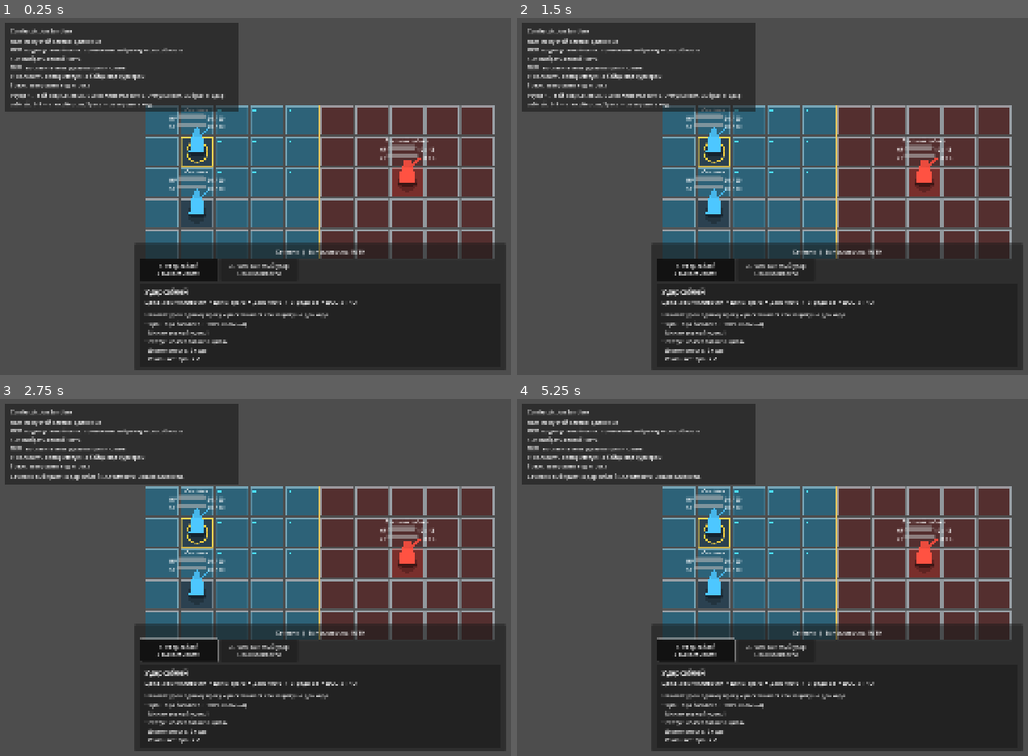
Above: before the commit, frames 1-4 (two rows, left to right).
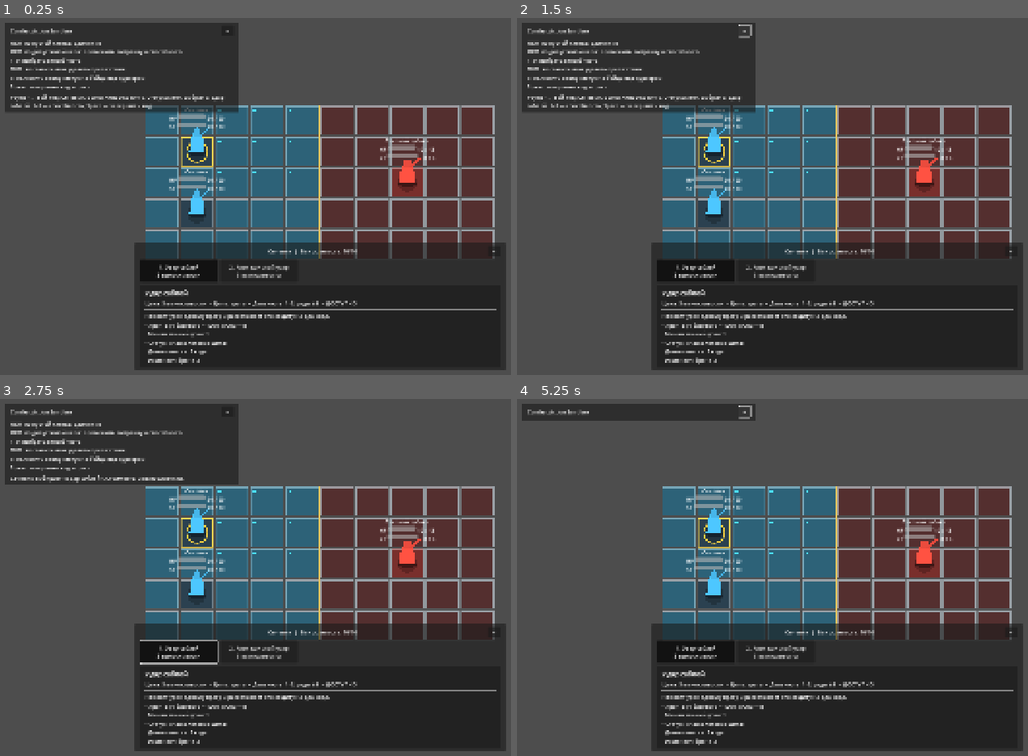
Above: after the commit, the same moments.

Repository: DanilNikolin/kleynod-steppe-frontier
Game: Godot game, scene res://scenes/debug/battle_grid_sandbox.tscn
Two runs of this game, one before a commit and one after it. Both use one fixed random seed, a clock stepped at 60 frames per second and the inputs below. The project has no main scene, so this scene is started directly.
Inputs (mouse positions are in pixels of both pictures, inside the frame that each line leads up to):
- Up to frame 1 (0.25 s): no input
- Up to frame 2 (1.5 s): click (746, 32) at 0.5 s, where only the run after the commit has a clickable "−"; click (746, 32) at 1.25 s, where only the run after the commit has a clickable "+"
- Up to frame 3 (2.75 s): click "1. Удар саблей 3 выносливости" at 2 s
- Up to frame 4 (5.25 s): click "2. Размашистый удар 5 выносли…" at 2.75 s; click "1. Удар саблей 3 выносливости" at 3.5 s; click "1. Удар саблей 3 выносливости" at 4.25 s; click (746, 413) at 5 s, where only the run after the commit has a clickable "−"

The runs differ from the first frame. In frame 1, 4.5% of the frame differs, in the area x 2-98%, y 3-98%; in frame 2, 4.5%; in frame 3, 4.5%; in frame 4, 10%, in the area x 0-98%, y 1-98%.

Commit message:
feat(battle-ui): add status chips and collapsible combat panels
- display active status chips above combatants

- refresh chips on status add, update, expiry, and removal

- distinguish resolved damage, applied HP loss, and overkill

- add reusable collapsible panel controller

- make sandbox and ability panels collapsible

Diff:
--- a/core/battle/actions/battle_effect_result.gd
+++ b/core/battle/actions/battle_effect_result.gd
@@ -15,6 +15,16 @@
 var mitigated_amount: int = 0
 var resolved_amount: int = 0
 var applied_amount: int = 0
+
+var overkill_amount: int:
+	get:
+		if effect_kind != &"damage":
+			return 0
+
+		return maxi(
+			0,
+			resolved_amount - applied_amount
+		)
 
 var target_base_armor: int = 0
 var target_status_armor_modifier: int = 0
--- a/presentation/battle/abilities/battle_ability_panel.gd
+++ b/presentation/battle/abilities/battle_ability_panel.gd
@@ -9,35 +9,42 @@
 
 @onready
 var actor_label: Label = (
-	$ContentMargin/VBoxContainer/ActorLabel
+	$ContentMargin/VBoxContainer /
+	HeaderRow / ActorLabel
 )
 
 @onready
 var ability_grid: GridContainer = (
-	$ContentMargin/VBoxContainer/AbilityGrid
+	$ContentMargin/VBoxContainer /
+	CollapsibleContent / AbilityGrid
 )
 
 @onready
 var card_title_label: Label = (
-	$ContentMargin/VBoxContainer/CardPanel /
+	$ContentMargin/VBoxContainer /
+	CollapsibleContent / CardPanel /
 	CardMargin / CardVBox / CardTitleLabel
 )
 
 @onready
 var card_meta_label: Label = (
-	$ContentMargin/VBoxContainer/CardPanel /
+	$ContentMargin/VBoxContainer /
+	CollapsibleContent / CardPanel /
 	CardMargin / CardVBox / CardMetaLabel
 )
 
 @onready
 var card_description_label: Label = (
-	$ContentMargin/VBoxContainer/CardPanel /
-	CardMargin / CardVBox / CardDescriptionLabel
+	$ContentMargin/VBoxContainer /
+	CollapsibleContent / CardPanel /
+	CardMargin / CardVBox /
+	CardDescriptionLabel
 )
 
 @onready
 var card_effects_label: Label = (
-	$ContentMargin/VBoxContainer/CardPanel /
+	$ContentMargin/VBoxContainer /
+	CollapsibleContent / CardPanel /
 	CardMargin / CardVBox / CardEffectsLabel
 )
 
--- a/presentation/battle/abilities/battle_ability_panel.tscn
+++ b/presentation/battle/abilities/battle_ability_panel.tscn
@@ -1,6 +1,7 @@
-[gd_scene load_steps=2 format=3 uid="uid://bgg8ap77su8v1"]
+[gd_scene load_steps=3 format=3 uid="uid://bgg8ap77su8v1"]
 
 [ext_resource type="Script" uid="uid://gy6q3opjvjqv" path="res://presentation/battle/abilities/battle_ability_panel.gd" id="1_panel"]
+[ext_resource type="Script" uid="uid://btdu08wkb7o5t" path="res://presentation/common/controls/collapsible_panel_controller.gd" id="2_collapse"]
 
 [node name="BattleAbilityPanel" type="PanelContainer"]
 visible = false
@@ -21,62 +22,88 @@
 [node name="ContentMargin" type="MarginContainer" parent="."]
 layout_mode = 2
 theme_override_constants/margin_left = 16
-theme_override_constants/margin_top = 12
+theme_override_constants/margin_top = 8
 theme_override_constants/margin_right = 16
-theme_override_constants/margin_bottom = 12
+theme_override_constants/margin_bottom = 8
 
 [node name="VBoxContainer" type="VBoxContainer" parent="ContentMargin"]
 layout_mode = 2
 theme_override_constants/separation = 8
 
-[node name="ActorLabel" type="Label" parent="ContentMargin/VBoxContainer"]
+[node name="HeaderRow" type="HBoxContainer" parent="ContentMargin/VBoxContainer"]
 layout_mode = 2
+theme_override_constants/separation = 8
+
+[node name="ActorLabel" type="Label" parent="ContentMargin/VBoxContainer/HeaderRow"]
+layout_mode = 2
+size_flags_horizontal = 3
 text = "Боец | Выносливость"
 horizontal_alignment = 1
+vertical_alignment = 1
 
-[node name="AbilityGrid" type="GridContainer" parent="ContentMargin/VBoxContainer"]
+[node name="CollapseButton" type="Button" parent="ContentMargin/VBoxContainer/HeaderRow"]
+custom_minimum_size = Vector2(36, 32)
+layout_mode = 2
+tooltip_text = "Свернуть"
+mouse_default_cursor_shape = 2
+text = "−"
+
+[node name="CollapsibleContent" type="VBoxContainer" parent="ContentMargin/VBoxContainer"]
+layout_mode = 2
+size_flags_vertical = 3
+theme_override_constants/separation = 8
+
+[node name="AbilityGrid" type="GridContainer" parent="ContentMargin/VBoxContainer/CollapsibleContent"]
 layout_mode = 2
 theme_override_constants/h_separation = 8
 theme_override_constants/v_separation = 8
 columns = 4
 
-[node name="CardPanel" type="PanelContainer" parent="ContentMargin/VBoxContainer"]
+[node name="CardPanel" type="PanelContainer" parent="ContentMargin/VBoxContainer/CollapsibleContent"]
 custom_minimum_size = Vector2(0, 150)
 layout_mode = 2
 size_flags_vertical = 3
 
-[node name="CardMargin" type="MarginContainer" parent="ContentMargin/VBoxContainer/CardPanel"]
+[node name="CardMargin" type="MarginContainer" parent="ContentMargin/VBoxContainer/CollapsibleContent/CardPanel"]
 layout_mode = 2
 theme_override_constants/margin_left = 14
 theme_override_constants/margin_top = 10
 theme_override_constants/margin_right = 14
 theme_override_constants/margin_bottom = 10
 
-[node name="CardVBox" type="VBoxContainer" parent="ContentMargin/VBoxContainer/CardPanel/CardMargin"]
+[node name="CardVBox" type="VBoxContainer" parent="ContentMargin/VBoxContainer/CollapsibleContent/CardPanel/CardMargin"]
 layout_mode = 2
 theme_override_constants/separation = 5
 
-[node name="CardTitleLabel" type="Label" parent="ContentMargin/VBoxContainer/CardPanel/CardMargin/CardVBox"]
+[node name="CardTitleLabel" type="Label" parent="ContentMargin/VBoxContainer/CollapsibleContent/CardPanel/CardMargin/CardVBox"]
 layout_mode = 2
 theme_override_font_sizes/font_size = 20
 text = "Название способности"
 
-[node name="CardMetaLabel" type="Label" parent="ContentMargin/VBoxContainer/CardPanel/CardMargin/CardVBox"]
+[node name="CardMetaLabel" type="Label" parent="ContentMargin/VBoxContainer/CollapsibleContent/CardPanel/CardMargin/CardVBox"]
 layout_mode = 2
 text = "Цена • Цель • Дальность"
 autowrap_mode = 2
 
-[node name="Separator" type="HSeparator" parent="ContentMargin/VBoxContainer/CardPanel/CardMargin/CardVBox"]
+[node name="Separator" type="HSeparator" parent="ContentMargin/VBoxContainer/CollapsibleContent/CardPanel/CardMargin/CardVBox"]
 layout_mode = 2
 
-[node name="CardDescriptionLabel" type="Label" parent="ContentMargin/VBoxContainer/CardPanel/CardMargin/CardVBox"]
+[node name="CardDescriptionLabel" type="Label" parent="ContentMargin/VBoxContainer/CollapsibleContent/CardPanel/CardMargin/CardVBox"]
 layout_mode = 2
 text = "Описание способности."
 autowrap_mode = 2
 
-[node name="CardEffectsLabel" type="Label" parent="ContentMargin/VBoxContainer/CardPanel/CardMargin/CardVBox"]
+[node name="CardEffectsLabel" type="Label" parent="ContentMargin/VBoxContainer/CollapsibleContent/CardPanel/CardMargin/CardVBox"]
 layout_mode = 2
 size_flags_vertical = 3
 text = "Эффекты способности."
 vertical_alignment = 1
 autowrap_mode = 2
+
+[node name="CollapsibleController" type="Node" parent="."]
+script = ExtResource("2_collapse")
+target_control_path = NodePath("..")
+content_control_path = NodePath("../ContentMargin/VBoxContainer/CollapsibleContent")
+toggle_button_path = NodePath("../ContentMargin/VBoxContainer/HeaderRow/CollapseButton")
+fixed_edge = 1
+collapsed_height = 52.0
--- a/presentation/battle/combatants/combatant_view.gd
+++ b/presentation/battle/combatants/combatant_view.gd
@@ -70,6 +70,11 @@
 var visual_container: Node2D = $VisualContainer
 
 @onready
+var status_strip: BattleStatusStrip = (
+	$StatusAnchor/BattleStatusStrip
+)
+
+@onready
 var name_label: Label = (
 	$InterfaceRoot/VBoxContainer/NameLabel
 )
@@ -102,6 +107,11 @@
 
 
 func _ready() -> void:
+	if not Engine.is_editor_hint():
+		status_strip.bind_state(
+			state
+		)
+
 	queue_redraw()
 
 
@@ -135,8 +145,15 @@
 		)
 
 
-func bind_state(new_state: CombatantState) -> void:
+func bind_state(
+	new_state: CombatantState
+) -> void:
 	if state == new_state:
+		if is_node_ready() and not Engine.is_editor_hint():
+			status_strip.bind_state(
+				state
+			)
+
 		refresh_from_state()
 		return
 
@@ -145,6 +162,12 @@
 	state = new_state
 
 	_connect_state_signals()
+
+	if is_node_ready() and not Engine.is_editor_hint():
+		status_strip.bind_state(
+			state
+		)
+
 	_rebuild_visual()
 	refresh_from_state()
 
--- a/presentation/battle/combatants/combatant_view.tscn
+++ b/presentation/battle/combatants/combatant_view.tscn
@@ -1,6 +1,7 @@
-[gd_scene load_steps=2 format=3 uid="uid://dogan5u1eqtfl"]
+[gd_scene load_steps=3 format=3 uid="uid://dogan5u1eqtfl"]
 
 [ext_resource type="Script" uid="uid://c7bb0h5o5mji0" path="res://presentation/battle/combatants/combatant_view.gd" id="1_view"]
+[ext_resource type="PackedScene" uid="uid://cumyipr8kc74u" path="res://presentation/battle/combatants/statuses/battle_status_strip.tscn" id="2_status_strip"]
 
 [node name="CombatantView" type="Node2D"]
 script = ExtResource("1_view")
@@ -11,7 +12,9 @@
 position = Vector2(0, -38)
 
 [node name="StatusAnchor" type="Node2D" parent="."]
-position = Vector2(0, -92)
+position = Vector2(0, -150)
+
+[node name="BattleStatusStrip" parent="StatusAnchor" instance=ExtResource("2_status_strip")]
 
 [node name="IntentAnchor" type="Node2D" parent="."]
 position = Vector2(0, -125)
--- /dev/null
+++ b/presentation/battle/combatants/statuses/battle_status_chip.gd
@@ -0,0 +1,107 @@
+class_name BattleStatusChip
+extends PanelContainer
+
+
+const MAX_ABBREVIATION_CHARACTERS: int = 3
+
+
+@onready
+var value_label: Label = (
+	$ContentMargin/ValueLabel
+)
+
+
+var status: BattleStatusInstance
+
+
+func _ready() -> void:
+	refresh_from_status()
+
+
+func bind_status(
+	new_status: BattleStatusInstance
+) -> void:
+	status = new_status
+	refresh_from_status()
+
+
+func refresh_from_status() -> void:
+	if not is_node_ready():
+		return
+
+	if (
+		status == null
+		or status.definition == null
+	):
+		visible = false
+		value_label.text = ""
+		return
+
+	visible = true
+
+	var abbreviation := _build_abbreviation(
+		status.definition.display_name
+	)
+
+	var chip_text := abbreviation
+
+	if status.stack_count > 1:
+		chip_text += "×%d" % status.stack_count
+
+	chip_text += (
+		" · %d"
+		% maxi(
+			0,
+			status.remaining_turns
+		)
+	)
+
+	value_label.text = chip_text
+
+
+func _build_abbreviation(
+	display_name: String
+) -> String:
+	var normalized_name := (
+		display_name.strip_edges()
+	)
+
+	if normalized_name.is_empty():
+		return "?"
+
+	var words := normalized_name.split(
+		" ",
+		false
+	)
+
+	if words.size() > 1:
+		var abbreviation := ""
+
+		for word_value in words:
+			var word := String(
+				word_value
+			)
+
+			if word.is_empty():
+				continue
+
+			abbreviation += (
+				word.left(1).to_upper()
+			)
+
+			if (
+				abbreviation.length()
+				>= MAX_ABBREVIATION_CHARACTERS
+			):
+				break
+
+		if not abbreviation.is_empty():
+			return abbreviation
+
+	return (
+		normalized_name
+		.left(
+			MAX_ABBREVIATION_CHARACTERS
+		)
+		.to_upper()
+	)
--- /dev/null
+++ b/presentation/battle/combatants/statuses/battle_status_chip.tscn
@@ -0,0 +1,22 @@
+[gd_scene load_steps=2 format=3 uid="uid://b7lsydad2v0am"]
+
+[ext_resource type="Script" uid="uid://dfm67vii02feo" path="res://presentation/battle/combatants/statuses/battle_status_chip.gd" id="1_chip"]
+
+[node name="BattleStatusChip" type="PanelContainer"]
+custom_minimum_size = Vector2(48, 24)
+mouse_filter = 2
+script = ExtResource("1_chip")
+
+[node name="ContentMargin" type="MarginContainer" parent="."]
+layout_mode = 2
+mouse_filter = 2
+theme_override_constants/margin_left = 5
+theme_override_constants/margin_top = 2
+theme_override_constants/margin_right = 5
+theme_override_constants/margin_bottom = 2
+
+[node name="ValueLabel" type="Label" parent="ContentMargin"]
+layout_mode = 2
+text = "СТ · 2"
+horizontal_alignment = 1
+vertical_alignment = 1
--- /dev/null
+++ b/presentation/battle/combatants/statuses/battle_status_strip.gd
@@ -0,0 +1,240 @@
+class_name BattleStatusStrip
+extends Control
+
+
+@export
+var chip_scene: PackedScene
+
+
+@onready
+var chip_container: HBoxContainer = (
+	$ChipContainer
+)
+
+
+var state: CombatantState
+
+
+func _ready() -> void:
+	refresh_from_state()
+
+
+func _exit_tree() -> void:
+	_disconnect_state_signals()
+	state = null
+
+
+func bind_state(
+	new_state: CombatantState
+) -> void:
+	if state == new_state:
+		refresh_from_state()
+		return
+
+	_disconnect_state_signals()
+
+	state = new_state
+
+	_connect_state_signals()
+	refresh_from_state()
+
+
+func refresh_from_state() -> void:
+	if not is_node_ready():
+		return
+
+	_clear_chips()
+
+	if state == null:
+		visible = false
+		return
+
+	if chip_scene == null:
+		push_error(
+			"BattleStatusStrip requires a chip scene."
+		)
+
+		visible = false
+		return
+
+	var statuses := state.get_active_statuses()
+
+	statuses.sort_custom(
+		Callable(
+			self,
+			"_is_status_before"
+		)
+	)
+
+	for status in statuses:
+		if (
+			status == null
+			or status.definition == null
+		):
+			continue
+
+		var instance := chip_scene.instantiate()
+
+		if not (instance is BattleStatusChip):
+			push_error(
+				"Status chip scene must inherit "
+				+"BattleStatusChip."
+			)
+
+			instance.queue_free()
+			continue
+
+		var chip := instance as BattleStatusChip
+
+		chip_container.add_child(
+			chip
+		)
+
+		chip.bind_status(
+			status
+		)
+
+	visible = (
+		chip_container.get_child_count()
+		> 0
+	)
+
+
+func _connect_state_signals() -> void:
+	if state == null:
+		return
+
+	var added_callback := Callable(
+		self,
+		"_on_status_added"
+	)
+
+	var updated_callback := Callable(
+		self,
+		"_on_status_updated"
+	)
+
+	var removed_callback := Callable(
+		self,
+		"_on_status_removed"
+	)
+
+	if not state.is_connected(
+		&"status_added",
+		added_callback
+	):
+		state.connect(
+			&"status_added",
+			added_callback
+		)
+
+	if not state.is_connected(
+		&"status_updated",
+		updated_callback
+	):
+		state.connect(
+			&"status_updated",
+			updated_callback
+		)
+
+	if not state.is_connected(
+		&"status_removed",
+		removed_callback
+	):
+		state.connect(
+			&"status_removed",
+			removed_callback
+		)
+
+
+func _disconnect_state_signals() -> void:
+	if state == null:
+		return
+
+	var connections: Array[Array] = [
+		[
+			&"status_added",
+			Callable(
+				self,
+				"_on_status_added"
+			),
+		],
+		[
+			&"status_updated",
+			Callable(
+				self,
+				"_on_status_updated"
+			),
+		],
+		[
+			&"status_removed",
+			Callable(
+				self,
+				"_on_status_removed"
+			),
+		],
+	]
+
+	for connection_data in connections:
+		var signal_name: StringName = (
+			connection_data[0]
+		)
+
+		var callback: Callable = (
+			connection_data[1]
+		)
+
+		if state.is_connected(
+			signal_name,
+			callback
+		):
+			state.disconnect(
+				signal_name,
+				callback
+			)
+
+
+func _clear_chips() -> void:
+	for child in chip_container.get_children():
+		chip_container.remove_child(
+			child
+		)
+
+		child.queue_free()
+
+
+func _is_status_before(
+	left: BattleStatusInstance,
+	right: BattleStatusInstance
+) -> bool:
+	if left == null:
+		return false
+
+	if right == null:
+		return true
+
+	return (
+		String(left.status_id)
+		< String(right.status_id)
+	)
+
+
+func _on_status_added(
+	_status: BattleStatusInstance
+) -> void:
+	refresh_from_state()
+
+
+func _on_status_updated(
+	_status: BattleStatusInstance,
+	_previous_stack_count: int,
+	_previous_remaining_turns: int
+) -> void:
+	refresh_from_state()
+
+
+func _on_status_removed(
+	_status: BattleStatusInstance,
+	_reason: StringName
+) -> void:
+	refresh_from_state()
--- /dev/null
+++ b/presentation/battle/combatants/statuses/battle_status_strip.tscn
@@ -0,0 +1,27 @@
+[gd_scene load_steps=3 format=3 uid="uid://cumyipr8kc74u"]
+
+[ext_resource type="Script" uid="uid://bmur6fs4k5v1j" path="res://presentation/battle/combatants/statuses/battle_status_strip.gd" id="1_strip"]
+[ext_resource type="PackedScene" uid="uid://b7lsydad2v0am" path="res://presentation/battle/combatants/statuses/battle_status_chip.tscn" id="2_chip"]
+
+[node name="BattleStatusStrip" type="Control"]
+visible = false
+layout_mode = 3
+anchors_preset = 0
+offset_left = -90.0
+offset_top = -12.0
+offset_right = 90.0
+offset_bottom = 12.0
+mouse_filter = 2
+script = ExtResource("1_strip")
+chip_scene = ExtResource("2_chip")
+
+[node name="ChipContainer" type="HBoxContainer" parent="."]
+layout_mode = 1
+anchors_preset = 15
+anchor_right = 1.0
+anchor_bottom = 1.0
+grow_horizontal = 2
+grow_vertical = 2
+mouse_filter = 2
+theme_override_constants/separation = 4
+alignment = 1
--- /dev/null
+++ b/presentation/common/controls/collapsible_panel_controller.gd
@@ -0,0 +1,220 @@
+class_name CollapsiblePanelController
+extends Node
+
+
+signal collapsed_changed(
+	is_collapsed: bool
+)
+
+
+enum FixedEdge {
+	TOP,
+	BOTTOM,
+}
+
+
+@export_group("Nodes")
+
+@export
+var target_control_path: NodePath
+
+@export
+var content_control_path: NodePath
+
+@export
+var toggle_button_path: NodePath
+
+
+@export_group("Collapse")
+
+@export
+var fixed_edge: FixedEdge = FixedEdge.TOP
+
+@export_range(24.0, 200.0, 1.0)
+var collapsed_height: float = 48.0
+
+@export
+var starts_collapsed: bool = false
+
+
+@export_group("Button")
+
+@export
+var expanded_button_text: String = "−"
+
+@export
+var collapsed_button_text: String = "+"
+
+
+var is_collapsed: bool = false
+
+
+var _target_control: Control
+var _content_control: CanvasItem
+var _toggle_button: Button
+
+var _expanded_offset_top: float = 0.0
+var _expanded_offset_bottom: float = 0.0
+
+var _is_initialized: bool = false
+
+
+func _ready() -> void:
+	_target_control = get_node_or_null(
+		target_control_path
+	) as Control
+
+	_content_control = get_node_or_null(
+		content_control_path
+	) as CanvasItem
+
+	_toggle_button = get_node_or_null(
+		toggle_button_path
+	) as Button
+
+	if not _validate_nodes():
+		return
+
+	_expanded_offset_top = (
+		_target_control.offset_top
+	)
+
+	_expanded_offset_bottom = (
+		_target_control.offset_bottom
+	)
+
+	var toggle_callback := Callable(
+		self,
+		"_on_toggle_button_pressed"
+	)
+
+	if not _toggle_button.pressed.is_connected(
+		toggle_callback
+	):
+		_toggle_button.pressed.connect(
+			toggle_callback
+		)
+
+	_is_initialized = true
+
+	set_collapsed(
+		starts_collapsed,
+		true
+	)
+
+
+func set_collapsed(
+	collapsed: bool,
+	force_refresh: bool = false
+) -> void:
+	if not _is_initialized:
+		return
+
+	if (
+		is_collapsed == collapsed
+		and not force_refresh
+	):
+		return
+
+	is_collapsed = collapsed
+
+	_content_control.visible = (
+		not is_collapsed
+	)
+
+	if is_collapsed:
+		_apply_collapsed_size()
+
+	else:
+		_restore_expanded_size()
+
+	_refresh_toggle_button()
+
+	collapsed_changed.emit(
+		is_collapsed
+	)
+
+
+func toggle_collapsed() -> void:
+	set_collapsed(
+		not is_collapsed
+	)
+
+
+func _apply_collapsed_size() -> void:
+	match fixed_edge:
+		FixedEdge.TOP:
+			_target_control.offset_top = (
+				_expanded_offset_top
+			)
+
+			_target_control.offset_bottom = (
+				_expanded_offset_top
+				+ collapsed_height
+			)
+
+		FixedEdge.BOTTOM:
+			_target_control.offset_top = (
+				_expanded_offset_bottom
+				- collapsed_height
+			)
+
+			_target_control.offset_bottom = (
+				_expanded_offset_bottom
+			)
+
+
+func _restore_expanded_size() -> void:
+	_target_control.offset_top = (
+		_expanded_offset_top
+	)
+
+	_target_control.offset_bottom = (
+		_expanded_offset_bottom
+	)
+
+
+func _refresh_toggle_button() -> void:
+	_toggle_button.text = (
+		collapsed_button_text
+		if is_collapsed
+		else expanded_button_text
+	)
+
+	_toggle_button.tooltip_text = (
+		"Развернуть"
+		if is_collapsed
+		else "Свернуть"
+	)
+
+
+func _validate_nodes() -> bool:
+	if _target_control == null:
+		push_error(
+			"CollapsiblePanelController could not "
+			+"find its target Control."
+		)
+
+		return false
+
+	if _content_control == null:
+		push_error(
+			"CollapsiblePanelController could not "
+			+"find its content CanvasItem."
+		)
+
+		return false
+
+	if _toggle_button == null:
+		push_error(
+			"CollapsiblePanelController could not "
+			+"find its toggle Button."
+		)
+
+		return false
+
+	return true
+
+
+func _on_toggle_button_pressed() -> void:
+	toggle_collapsed()
--- a/scenes/debug/battle_grid_sandbox.gd
+++ b/scenes/debug/battle_grid_sandbox.gd
@@ -54,7 +54,8 @@
 @onready
 var status_label: Label = (
 	$CanvasLayer/InterfaceMargin/PanelContainer /
-	ContentMargin / VBoxContainer / StatusLabel
+	ContentMargin / VBoxContainer /
+	CollapsibleContent / StatusLabel
 )
 
 @onready
--- a/scenes/debug/battle_grid_sandbox.tscn
+++ b/scenes/debug/battle_grid_sandbox.tscn
@@ -7,6 +7,7 @@
 [ext_resource type="PackedScene" uid="uid://bgg8ap77su8v1" path="res://presentation/battle/abilities/battle_ability_panel.tscn" id="5_ability_panel"]
 [ext_resource type="Resource" uid="uid://biy4yp5jjdsj0" path="res://content/statuses/debug/debug_cracked_defense.tres" id="6_debug_status"]
 [ext_resource type="PackedScene" uid="uid://btsbnmv4wxefl" path="res://presentation/battle/combatants/battle_combatant_hover_panel.tscn" id="7_hover_panel"]
+[ext_resource type="Script" uid="uid://btdu08wkb7o5t" path="res://presentation/common/controls/collapsible_panel_controller.gd" id="8_collapse"]
 
 [node name="BattleGridSandbox" type="Node2D"]
 script = ExtResource("1_sandbox")
@@ -31,19 +32,37 @@
 [node name="ContentMargin" type="MarginContainer" parent="CanvasLayer/InterfaceMargin/PanelContainer"]
 layout_mode = 2
 theme_override_constants/margin_left = 16
-theme_override_constants/margin_top = 12
+theme_override_constants/margin_top = 8
 theme_override_constants/margin_right = 16
-theme_override_constants/margin_bottom = 12
+theme_override_constants/margin_bottom = 8
 
 [node name="VBoxContainer" type="VBoxContainer" parent="CanvasLayer/InterfaceMargin/PanelContainer/ContentMargin"]
 layout_mode = 2
 theme_override_constants/separation = 8
 
-[node name="TitleLabel" type="Label" parent="CanvasLayer/InterfaceMargin/PanelContainer/ContentMargin/VBoxContainer"]
+[node name="HeaderRow" type="HBoxContainer" parent="CanvasLayer/InterfaceMargin/PanelContainer/ContentMargin/VBoxContainer"]
 layout_mode = 2
+theme_override_constants/separation = 8
+
+[node name="TitleLabel" type="Label" parent="CanvasLayer/InterfaceMargin/PanelContainer/ContentMargin/VBoxContainer/HeaderRow"]
+layout_mode = 2
+size_flags_horizontal = 3
 text = "Combat Action Sandbox"
+vertical_alignment = 1
 
-[node name="InstructionsLabel" type="Label" parent="CanvasLayer/InterfaceMargin/PanelContainer/ContentMargin/VBoxContainer"]
+[node name="CollapseButton" type="Button" parent="CanvasLayer/InterfaceMargin/PanelContainer/ContentMargin/VBoxContainer/HeaderRow"]
+custom_minimum_size = Vector2(36, 32)
+layout_mode = 2
+tooltip_text = "Свернуть"
+mouse_default_cursor_shape = 2
+text = "−"
+
+[node name="CollapsibleContent" type="VBoxContainer" parent="CanvasLayer/InterfaceMargin/PanelContainer/ContentMargin/VBoxContainer"]
+layout_mode = 2
+size_flags_vertical = 3
+theme_override_constants/separation = 8
+
+[node name="InstructionsLabel" type="Label" parent="CanvasLayer/InterfaceMargin/PanelContainer/ContentMargin/VBoxContainer/CollapsibleContent"]
 layout_mode = 2
 text = "ЛКМ по пустой клетке: движение
 ЛКМ по допустимой цели: применить выбранную способность
@@ -52,11 +71,18 @@
 T: наложить debug-статус на бойца под курсором
 Space: завершить ход игрока"
 
-[node name="StatusLabel" type="Label" parent="CanvasLayer/InterfaceMargin/PanelContainer/ContentMargin/VBoxContainer"]
+[node name="StatusLabel" type="Label" parent="CanvasLayer/InterfaceMargin/PanelContainer/ContentMargin/VBoxContainer/CollapsibleContent"]
 layout_mode = 2
 text = "Ожидание..."
 autowrap_mode = 2
 
+[node name="CollapsibleController" type="Node" parent="CanvasLayer/InterfaceMargin"]
+script = ExtResource("8_collapse")
+target_control_path = NodePath("..")
+content_control_path = NodePath("../PanelContainer/ContentMargin/VBoxContainer/CollapsibleContent")
+toggle_button_path = NodePath("../PanelContainer/ContentMargin/VBoxContainer/HeaderRow/CollapseButton")
+collapsed_height = 52.0
+
 [node name="AbilityPanel" parent="CanvasLayer" instance=ExtResource("5_ability_panel")]
 
 [node name="CombatantHoverPanel" parent="CanvasLayer" instance=ExtResource("7_hover_panel")]
--- a/scenes/debug/presentation/battle_debug_log_presenter.gd
+++ b/scenes/debug/presentation/battle_debug_log_presenter.gd
@@ -324,18 +324,22 @@
 		)
 
 	var message := (
-		"%s получает %d урона. "
+		"%s: расчётный урон — %d; "
 		% [
 			target_name,
-			effect_result.applied_amount,
+			effect_result.resolved_amount,
 		]
-		+ "Сила удара: %d. "
+		+"потеря HP — %d; "
+		% effect_result.applied_amount
+		+"overkill — %d. "
+		% effect_result.overkill_amount
+		+"Сила удара: %d. "
 		% effect_result.raw_amount
-		+ "Броня: %s. "
+		+"Броня: %s. "
 		% armor_text
-		+ "Пробитие: %d. "
+		+"Пробитие: %d. "
 		% effect_result.armor_piercing
-		+ "Защита после пробития: %d."
+		+"Защита после пробития: %d."
 		% effect_result.effective_armor
 	)
 
Not shown, added: presentation/battle/combatants/statuses/battle_status_chip.gd.uid
Not shown, added: presentation/battle/combatants/statuses/battle_status_strip.gd.uid
Not shown, added: presentation/common/controls/collapsible_panel_controller.gd.uid
Not shown: 1 places in scenes/debug/battle_grid_sandbox.tscn that only renumber resources
Not shown, changed: godot_focused_context.md
Not shown, added: godot_scout.md
